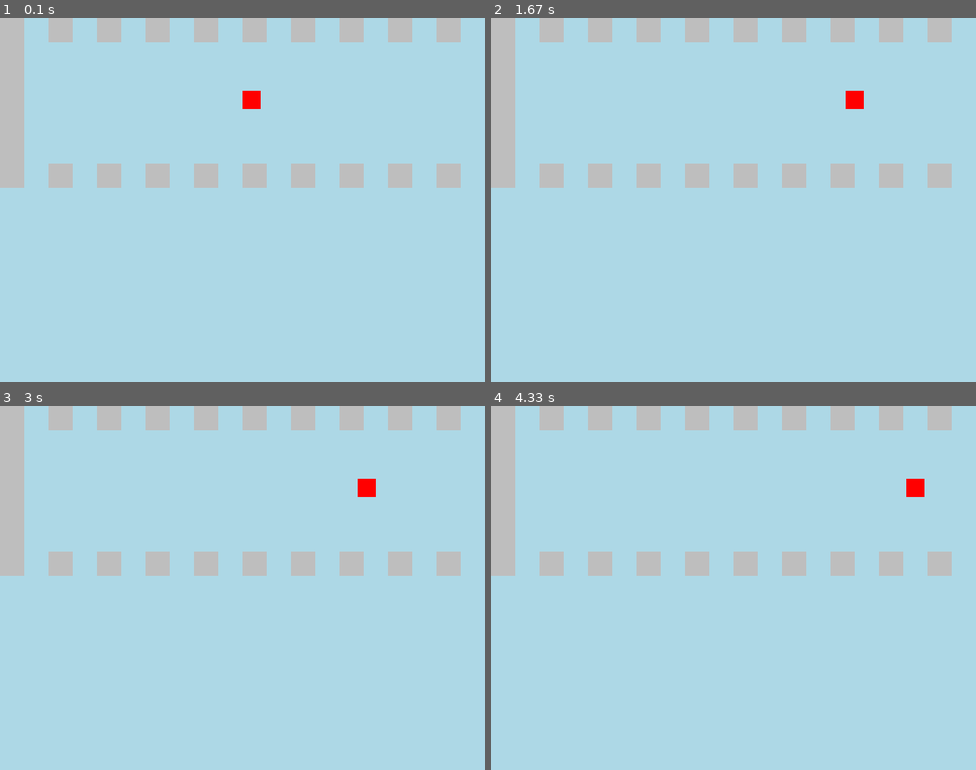
Above: before the commit, frames 1-4 (two rows, left to right).
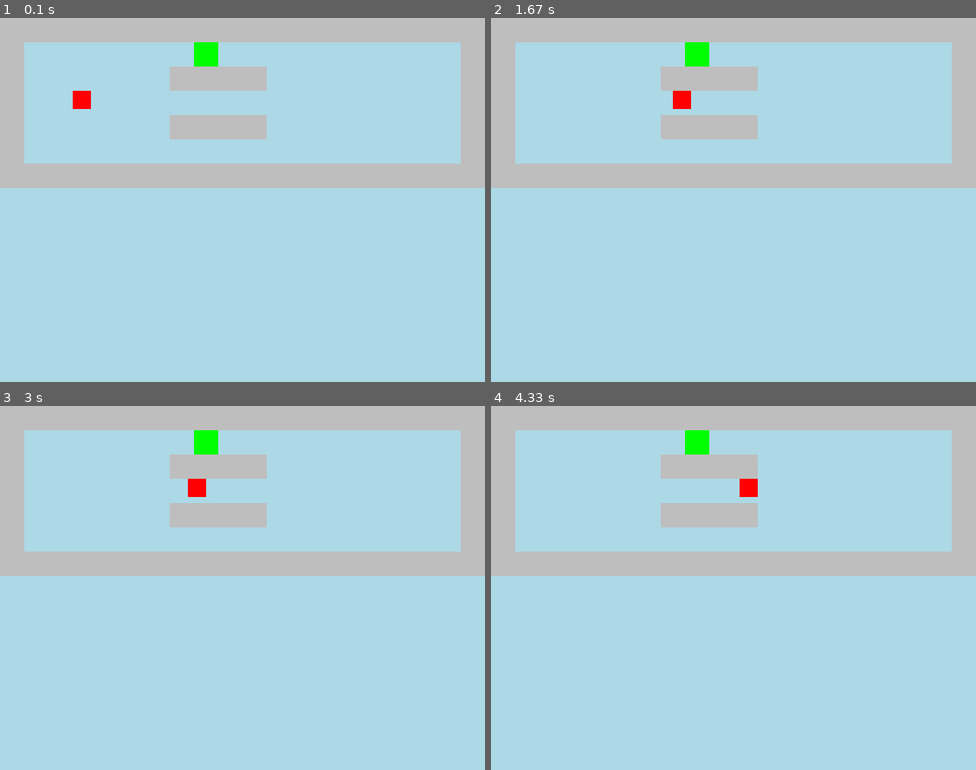
Above: after the commit, the same moments.

Repository: SaiV-05-18/bounce_pygame
Game: pygame game, started from main.py
The game is run twice, just before and just after one commit, with the same random seed, the same clock (stepped at 60 frames per second) and the same inputs.
Inputs:
- Up to frame 1 (0.1 s): no input
- Up to frame 2 (1.67 s): hold Right 0.33-0.8 s; hold Right 0.83-1.3 s; hold Left from 1.33 s (still down)
- Up to frame 3 (3 s): release Left at 1.87 s; hold Left 1.9-2.3 s; hold Right 2.33-2.97 s
- Up to frame 4 (4.33 s): hold Left 3-3.47 s; hold Right 3.5-3.97 s; hold Right from 4 s (still down)

The runs differ from the first frame. In frame 1, 12% of the frame differs, in the area x 5-100%, y 0-47%; in frame 2, 12%; in frame 3, 12%; in frame 4, 12%.

Commit message:
Level Manager update

Diff:
--- a/level.txt
+++ b/level.txt
@@ -1,7 +1,7 @@
-X X X X X X X X X X X X X X X X X X X X
-X                                     X
-X                     X X X X         X
-X         P                           X
-X                     X X X X         X
-X                                     X
-X X X X X X X X X X X X X X X X X X X X
+1 1 1 1 1 1 1 1 1 1 1 1 1 1 1 1 1 1 1 1
+1 0 0 0 0 0 0 0 2 0 0 0 0 0 0 0 0 0 0 1
+1 0 0 0 0 0 0 1 1 1 1 0 0 0 0 0 0 0 0 1
+1 0 0 P 0 0 0 0 0 0 0 0 0 0 0 0 0 0 0 1
+1 0 0 0 0 0 0 1 1 1 1 0 0 0 0 0 0 0 0 1
+1 0 0 0 0 0 0 0 0 0 0 0 0 0 0 0 0 0 0 1
+1 1 1 1 1 1 1 1 1 1 1 1 1 1 1 1 1 1 1 1
--- a/main.py
+++ b/main.py
@@ -1,79 +1,59 @@
 import pygame
 import sys
+
+#Tile Manager
+from tiles import TileManager
 
 TILE_SIZE = 40
 SCREEN_WIDTH = 800
 SCREEN_HEIGHT = 600
 FPS = 60
 
-
-#Player
 class Player(pygame.sprite.Sprite):
-    """The 'Blueprint' for our Red Ball."""
     def __init__(self, pos):
-        super().__init__() # Tells Python to use Pygame's built-in Sprite features
+        super().__init__()
         self.image = pygame.Surface((30, 30))
         self.image.fill('red')
         self.rect = self.image.get_rect(topleft=pos)
-
-        # Physics attributes
         self.direction = pygame.math.Vector2(0, 0)
         self.speed = 5
 
     def get_input(self):
         keys = pygame.key.get_pressed()
-        if keys[pygame.K_RIGHT]:
-            self.direction.x = 1
-        elif keys[pygame.K_LEFT]:
-            self.direction.x = -1
-        else:
-            self.direction.x = 0
+        if keys[pygame.K_RIGHT]: self.direction.x = 1
+        elif keys[pygame.K_LEFT]: self.direction.x = -1
+        else: self.direction.x = 0
 
     def update(self):
         self.get_input()
         self.rect.x += self.direction.x * self.speed
 
-#Tile
-class Tile(pygame.sprite.Sprite):
-    """The 'Blueprint' for our floor blocks."""
-    def __init__(self, pos):
-        super().__init__()
-        self.image = pygame.Surface((TILE_SIZE, TILE_SIZE))
-        self.image.fill('grey')
-        self.rect = self.image.get_rect(topleft=pos)
-
-
-#GAME MANAGER
 class Level:
     def __init__(self, level_data, surface):
         self.display_surface = surface
-        self.tiles = pygame.sprite.Group()
+        self.tile_manager = TileManager(TILE_SIZE)
         self.player = pygame.sprite.GroupSingle()
         self.setup_level(level_data)
 
     def setup_level(self, layout):
         for row_index, row in enumerate(layout):
-            for col_index, cell in enumerate(row):
+            cells = row.split()
+            for col_index, cell in enumerate(cells):
                 x = col_index * TILE_SIZE
                 y = row_index * TILE_SIZE
 
-                if cell == 'X':
-                    tile = Tile((x, y))
-                    self.tiles.add(tile)
                 if cell == 'P':
-                    player_sprite = Player((x, y))
-                    self.player.add(player_sprite)
+                    self.player.add(Player((x, y)))
+                else:
+                    self.tile_manager.create_tile((x, y), cell)
 
     def run(self):
         #Draw
-        self.tiles.draw(self.display_surface)
+        self.tile_manager.tiles.draw(self.display_surface)
+        self.player.update()
         self.player.draw(self.display_surface)
 
-        #Update
-        self.player.update()
-
-
-#main
+# main
 pygame.init()
 screen = pygame.display.set_mode((SCREEN_WIDTH, SCREEN_HEIGHT))
 clock = pygame.time.Clock()
@@ -89,7 +69,7 @@
             pygame.quit()
             sys.exit()
 
-    screen.fill(('lightblue'))
+    screen.fill('lightblue')
     current_level.run()
     pygame.display.update()
     clock.tick(FPS)
--- /dev/null
+++ b/tiles.py
@@ -0,0 +1,31 @@
+import pygame
+
+#TILE DICTIONARY
+TILE_CONFIG = {
+    '1': {'color': 'grey', 'solid': True},
+    '2': {'color': 'green', 'solid': True},
+}
+
+class Tile(pygame.sprite.Sprite):
+    def __init__(self, pos, size, tile_type):
+        super().__init__()
+        self.tile_type = tile_type
+        self.image = pygame.Surface((size, size))
+
+        config = TILE_CONFIG.get(tile_type, {'color': 'white', 'solid': False})
+        self.image.fill(config['color'])
+
+        self.rect = self.image.get_rect(topleft=pos)
+
+class TileManager:
+    def __init__(self, tile_size):
+        self.tile_size = tile_size
+        self.tiles = pygame.sprite.Group()
+
+    def create_tile(self, pos, tile_type):
+        # We only create a tile if it's defined in our config
+        if tile_type in TILE_CONFIG:
+            new_tile = Tile(pos, self.tile_size, tile_type)
+            self.tiles.add(new_tile)
+            return new_tile
+        return None
